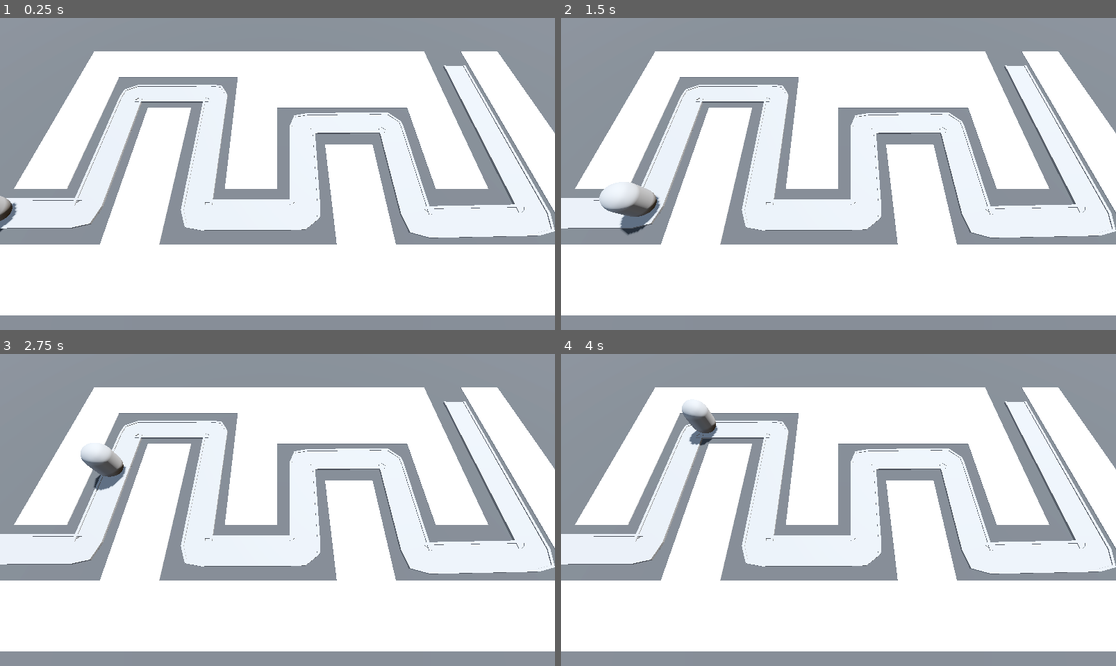
Above: before the commit, frames 1-4 (two rows, left to right).
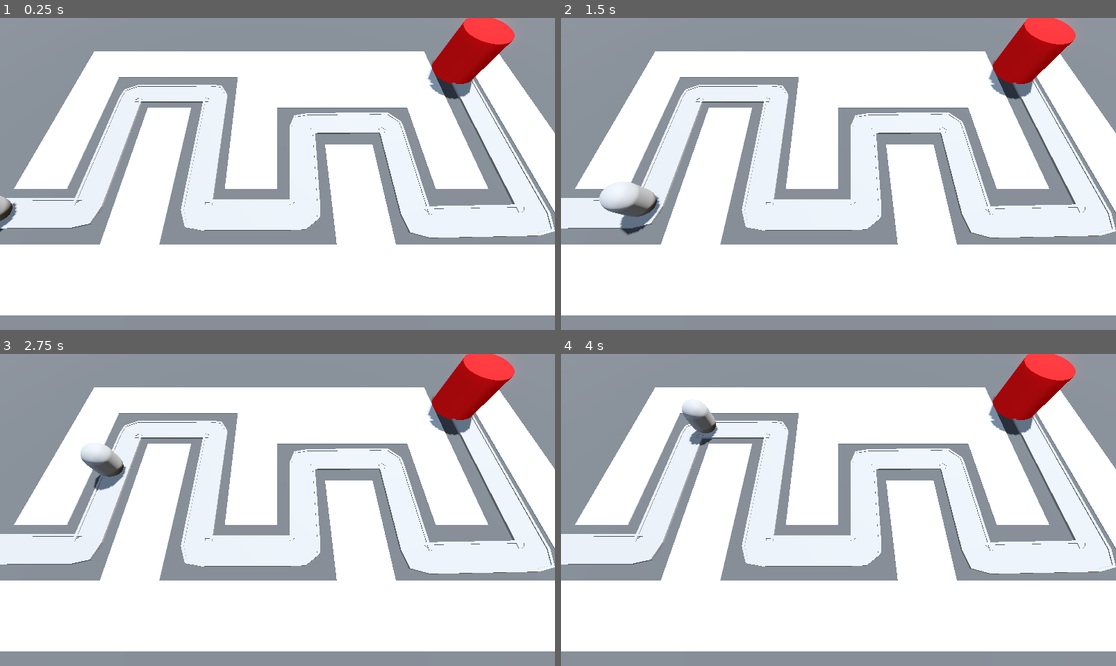
Above: after the commit, the same moments.

Repository: Ghosty-CodeX/Barbarian_Blaster
Game: Godot game, scene res://Scenes/Levels/BaseLevel.tscn
The game is run twice, just before and just after one commit, with the same random seed, the same clock (stepped at 60 frames per second) and the same inputs.
Inputs:
- Up to frame 1 (0.25 s): no input
- Up to frame 2 (1.5 s): no input
- Up to frame 3 (2.75 s): no input
- Up to frame 4 (4 s): no input

The runs differ from the first frame. In frame 1, 2.3% of the frame differs, in the area x 76-93%, y 0-27%; in frame 2, 2.3%; in frame 3, 2.3%; in frame 4, 2.3%.

Commit message:
Base
Created a player base

Diff:
--- /dev/null
+++ b/Scenes/Base/Scripts/base.gd
@@ -0,0 +1,14 @@
+extends Node3D
+
+func take_damage() -> void:
+	print("Your base is under attack!")
+
+
+# Called when the node enters the scene tree for the first time.
+func _ready() -> void:
+	pass # Replace with function body.
+
+
+# Called every frame. 'delta' is the elapsed time since the previous frame.
+func _process(delta: float) -> void:
+	pass
--- /dev/null
+++ b/Scenes/Base/base.tscn
@@ -0,0 +1,16 @@
+[gd_scene load_steps=3 format=3 uid="uid://dngj8xq5n8hum"]
+
+[ext_resource type="Script" uid="uid://c8v77dsamo2s1" path="res://Scenes/Base/Scripts/base.gd" id="1_3m01j"]
+
+[sub_resource type="StandardMaterial3D" id="StandardMaterial3D_60lao"]
+albedo_color = Color(1, 0, 0, 1)
+
+[node name="Base" type="Node3D" groups=["base"]]
+script = ExtResource("1_3m01j")
+
+[node name="CSGCylinder3D" type="CSGCylinder3D" parent="."]
+transform = Transform3D(1, 0, 0, 0, 1, 0, 0, 0, 1, 0, 2, 0)
+radius = 2.0
+height = 4.0
+sides = 32
+material = SubResource("StandardMaterial3D_60lao")
--- a/Scenes/Enemy/Script/enemy.gd
+++ b/Scenes/Enemy/Script/enemy.gd
@@ -2,11 +2,15 @@
 
 @export var move_speed: float = 2.5
 
-# Called when the node enters the scene tree for the first time.
+@onready var base = get_tree().get_first_node_in_group("base")
+
+
+
 func _ready() -> void:
 	pass # Replace with function body.
 
 
-# Called every frame. 'delta' is the elapsed time since the previous frame.
 func _process(delta: float) -> void:
 	progress += delta * move_speed
+	if progress_ratio == 1.0:
+		base.take_damage()
--- a/Scenes/Levels/BaseLevel.tscn
+++ b/Scenes/Levels/BaseLevel.tscn
@@ -1,7 +1,8 @@
-[gd_scene load_steps=8 format=3 uid="uid://h2vdvwrjsc6j"]
+[gd_scene load_steps=9 format=3 uid="uid://h2vdvwrjsc6j"]
 
 [ext_resource type="MeshLibrary" uid="uid://dr2f2h8jolnuo" path="res://MeshLibraries/SpaceLibrary.tres" id="1_mb2ko"]
 [ext_resource type="PackedScene" uid="uid://b52xavsn8uxua" path="res://Scenes/Enemy/enemy.tscn" id="2_n8wt5"]
+[ext_resource type="PackedScene" uid="uid://dngj8xq5n8hum" path="res://Scenes/Base/base.tscn" id="3_1rdqr"]
 
 [sub_resource type="ProceduralSkyMaterial" id="ProceduralSkyMaterial_rskd1"]
 sky_horizon_color = Color(0.662243, 0.671743, 0.686743, 1)
@@ -97,4 +98,7 @@
 path_joined = false
 
 [node name="Enemy" parent="Path3D" instance=ExtResource("2_n8wt5")]
-transform = Transform3D(0.00411228, 0, -0.999985, 0, 1, 0, 0.999985, 0, 0.00411228, -20.8653, 0, 5.85977)
+transform = Transform3D(0.00411168, 0, -0.999985, 0, 1, 0, 0.999985, 0, 0.00411168, -20.8653, 0, 5.85977)
+
+[node name="Base" parent="." instance=ExtResource("3_1rdqr")]
+transform = Transform3D(1, 0, 0, 0, 1, 0, 0, 0, 1, 18, 0, -9)
Not shown, added: Scenes/Base/Scripts/base.gd.uid
